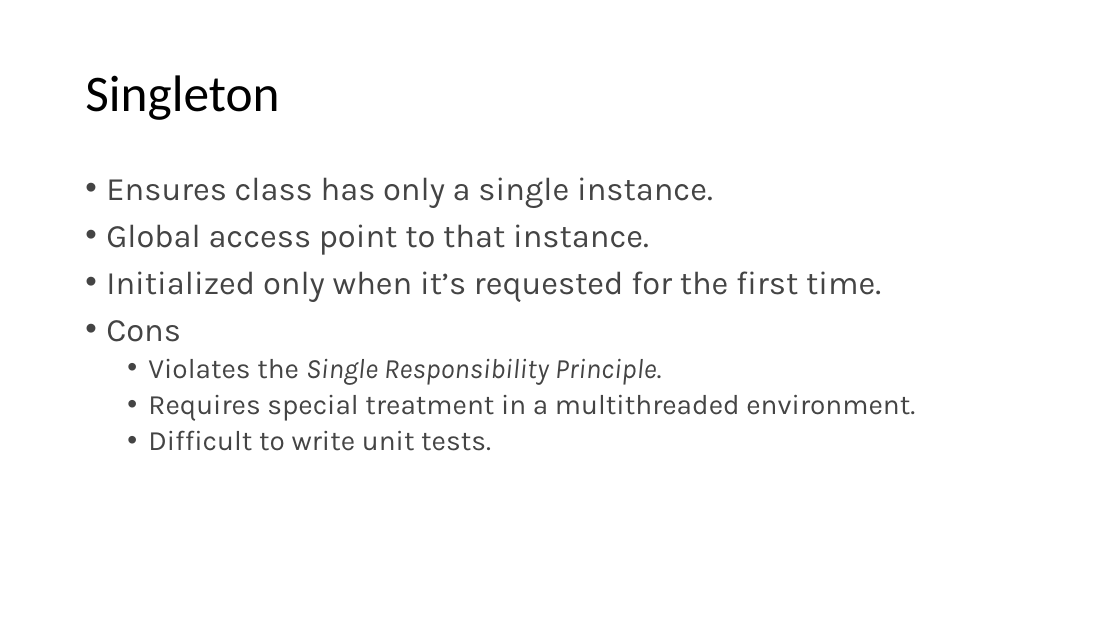
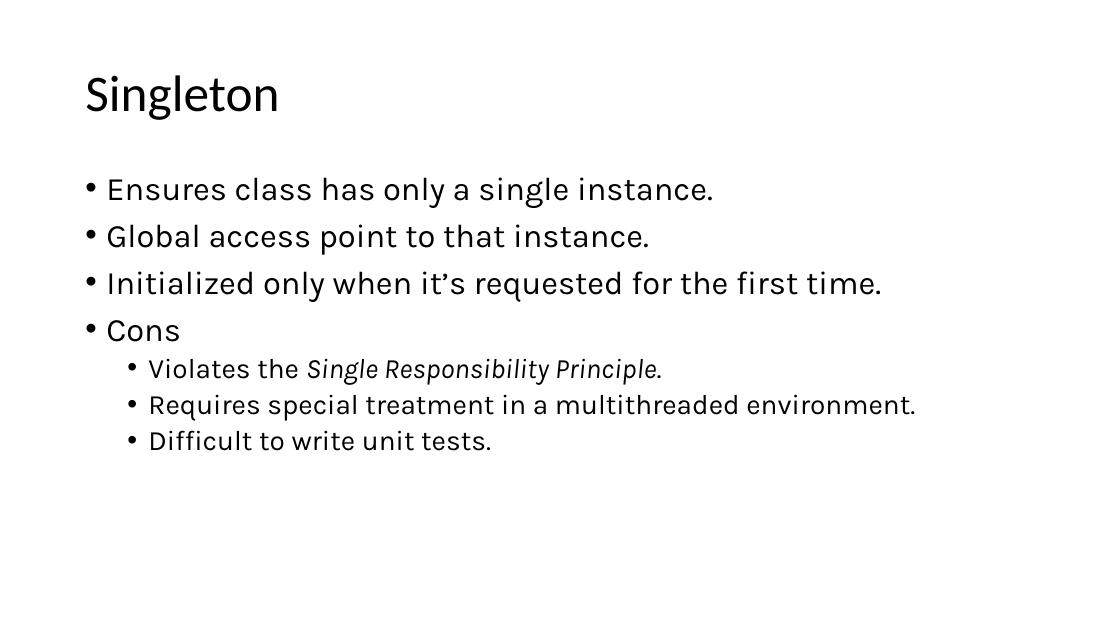
Before and after one commit to ynaman1000/DesignPatterns, a slide deck: slide 14 of Design Patterns.pptx (slide 15 before the commit). Drawn at 1120x630 pixels with LibreOffice and Linux fonts; fonts in the diff are those of the drawing. Boxes give left, top, right and bottom in pixels: in the first picture for what was removed or moved away, otherwise in the second. Text is boxed around its words. In the diff, an @@ line names an element or a change of style, - is before the commit and + after.

```diff
--- a/Design Patterns.pptx
+++ b/Design Patterns.pptx
@@ text "Ensures class has only a ..." at bbox=[106, 177, 915, 451]: text colour #444444 to #000000 @@
```
Also in this commit, not shown: 1 other slide changed, 3 slides added, 1 slide removed.
